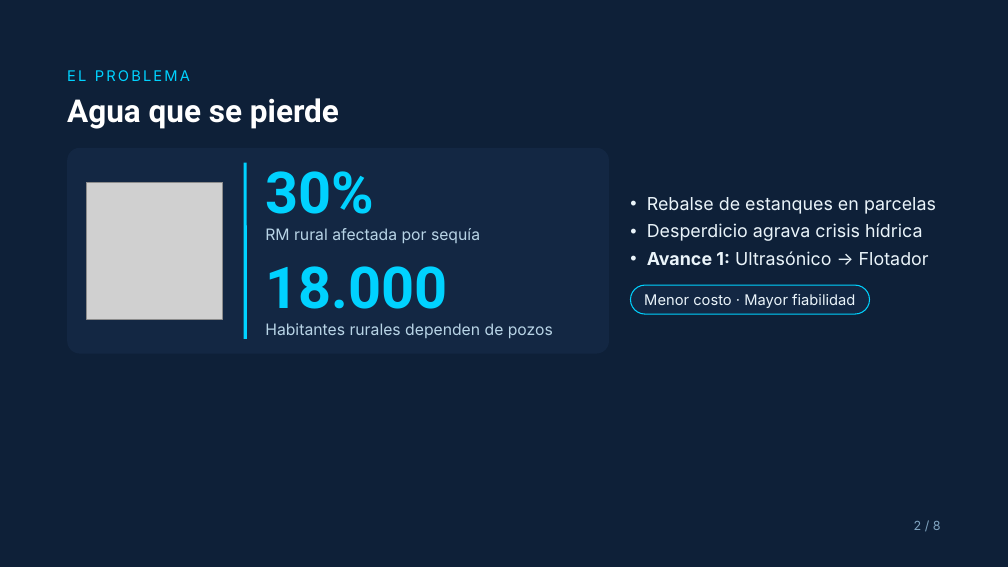
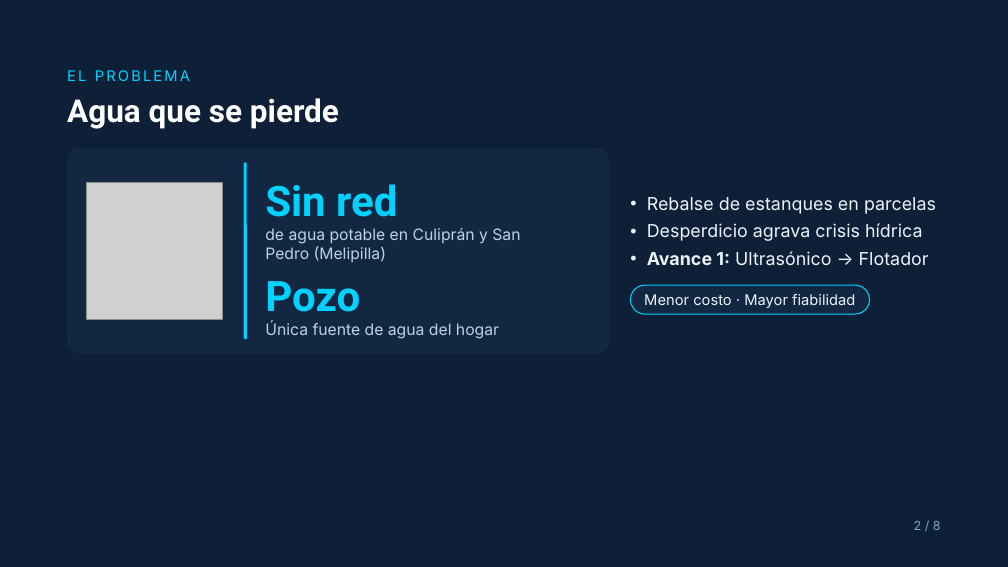
Before and after one commit to mcandela123/esp32-railway-estanque, a slide deck: slide 2 of documentacion/presentacion/presentacion_estanque.pptx. Drawn at 1008x567 pixels with LibreOffice and Linux fonts; fonts in the diff are those of the drawing; grey boxes stand for pictures. Boxes give left, top, right and bottom in pixels: in the first picture for what was removed or moved away, otherwise in the second. Text is boxed around its words. In the diff, an @@ line names an element or a change of style, - is before the commit and + after.

```diff
--- a/documentacion/presentacion/presentacion_estanque.pptx
+++ b/documentacion/presentacion/presentacion_estanque.pptx
@@ text at box(265, 184, 397, 217): text changed; size 55 to 40 pt @@
-30%
+Sin red
@@ text at box(265, 228, 520, 262): text changed @@
-RM rural afectada por sequía
+de agua potable en Culiprán y San Pedro (Melipilla)
@@ text at box(265, 281, 360, 322): text changed; size 55 to 40 pt @@
-18.000
+Pozo
@@ text at box(265, 322, 499, 339): text changed @@
-Habitantes rurales dependen de pozos
+Única fuente de agua del hogar
```
Also in this commit, not shown: 4 other slides changed, 1 other file.
